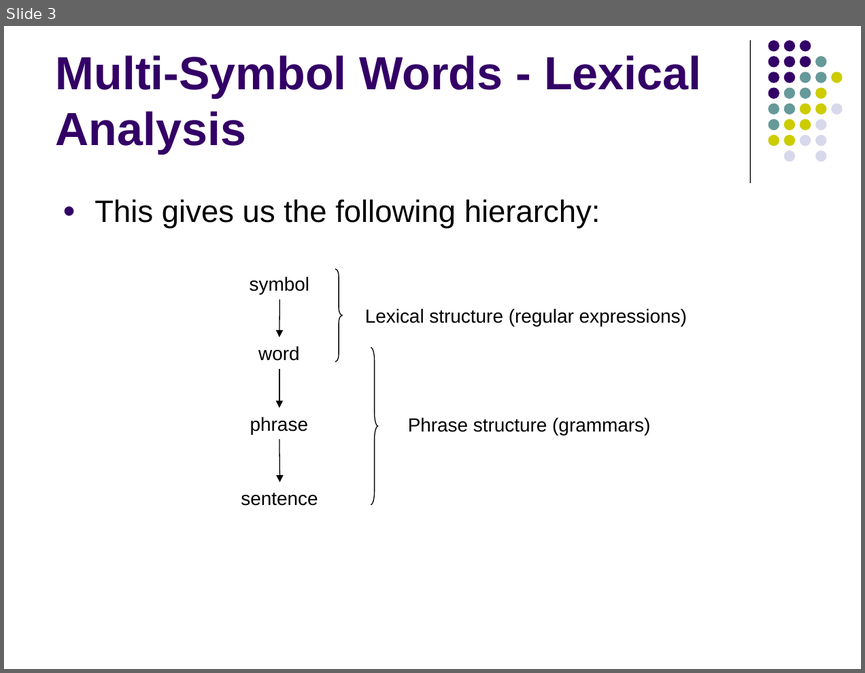
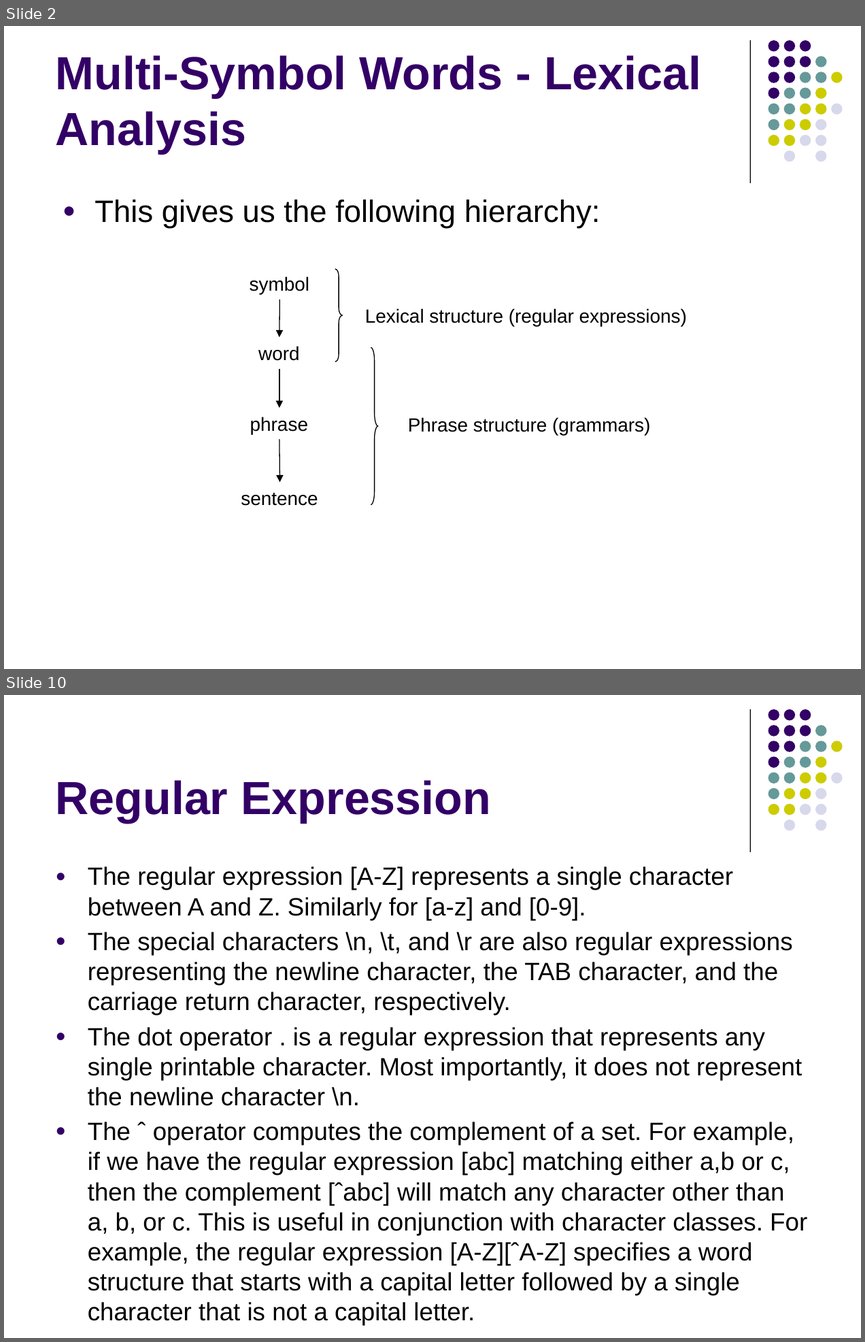
Before and after one commit to lutzhamel/CSC402, a slide deck: notes/csc402-ln004.pptx. Shown one above the other, each under a label of ours: slide 3 before the commit, slides 2 and 10 after it; the slides between them are not shown. The pictures are 865x673 and 865x1342 pixels, drawn with LibreOffice and Linux fonts; fonts in the diff are those of the drawing. Boxes give left, top, right and bottom in pixels: in the first picture for what was removed or moved away, otherwise in the second. Text is boxed around its words. In the diff, an @@ line names an element or a change of style, - is before the commit and + after.

```diff
--- a/notes/csc402-ln004.pptx
+++ b/notes/csc402-ln004.pptx
@@ slide 10 added at [4, 695, 861, 1338], background #FFFFFF; not listed: 32 template elements that a slide beside it also shows @@
@@ title added at [56, 780, 491, 823], 39 pt, text #330066, bold @@
+Regular Expression
@@ text added at [88, 866, 807, 1325], 21 pt, text #000000 @@
+● The regular expression [A-Z] represents a single character between A and Z. Similarly for [a-z] and [0-9].
+● The special characters \n, \t, and \r are also regular expressions representing the newline character, the TAB character, and the carriage return character, respectively.
+● The dot operator . is a regular expression that represents any single printable character. Most importantly, it does not represent the newline character \n.
+● The ˆ operator computes the complement of a set. For example, if we have the regular expression [abc] matching either a,b or c, then the complement [ˆabc] will match any character other than a, b, or c. This is useful in conjunction with character classes. For example, the regular expression [A-Z][ˆA-Z] specifies a word structure that starts with a capital letter followed by a single character that is not a capital letter.
@@ what was slide 3 is now slide 2 @@
```
Also in this commit, not shown: 3 slides changed, 11 other slides added, 31 slides removed, 2 other files.
